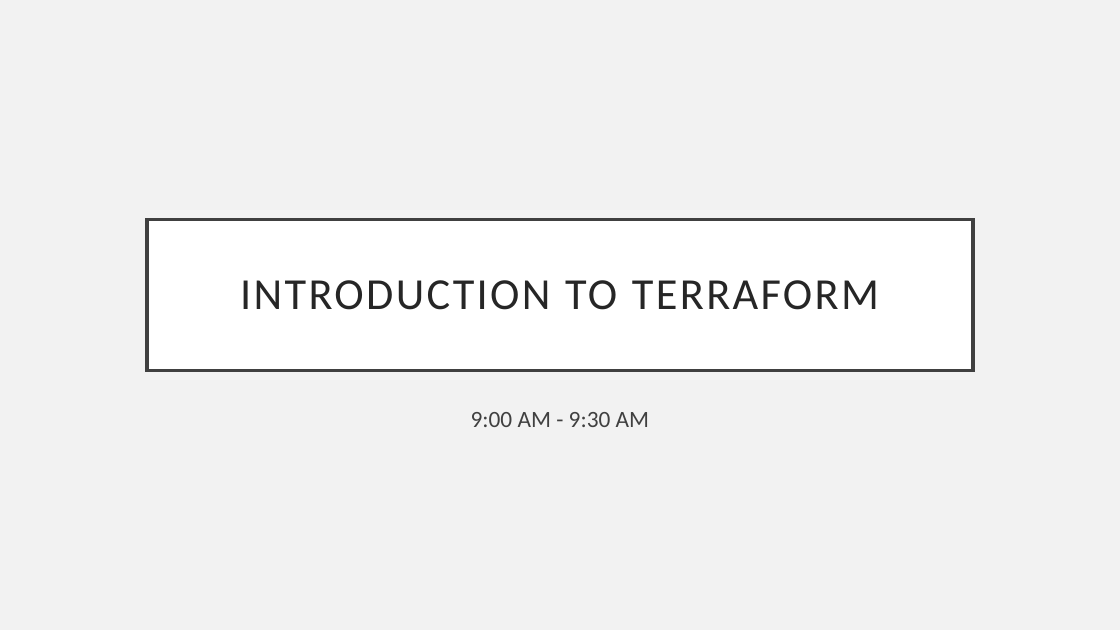
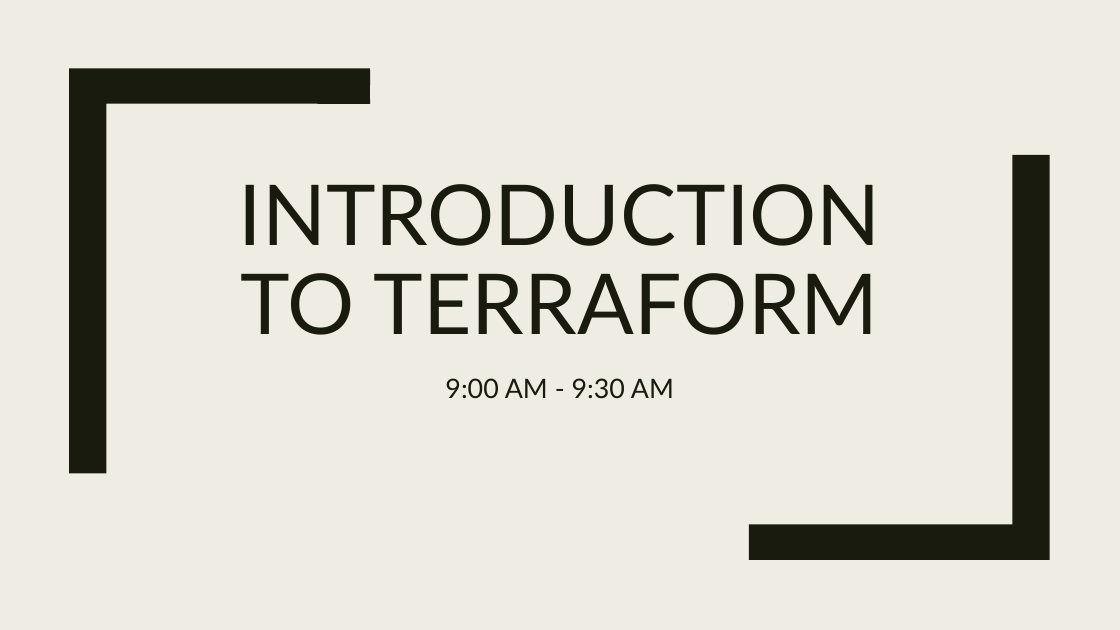
Before and after one commit to cwoodruff/terraform-workshop, a slide deck: slide 1 of slides/0-Introduction to Terraform.pptx. Drawn at 1120x630 pixels with LibreOffice and Linux fonts; fonts in the diff are those of the drawing. Boxes give left, top, right and bottom in pixels: in the first picture for what was removed or moved away, otherwise in the second. Text is boxed around its words. In the diff, an @@ line names an element or a change of style, - is before the commit and + after.

```diff
--- a/slides/0-Introduction to Terraform.pptx
+++ b/slides/0-Introduction to Terraform.pptx
@@ background #F2F2F2 to #EFEDE3 @@
@@ freeform shape added at <box>69,68,370,473</box>, fill #191B0E @@
@@ title "INTRODUCTION TO TERRAFORM": place and size @@
-title "INTRODUCTION TO TERRAFORM" at <box>147,219,973,371</box>
+title "INTRODUCTION TO TERRAFORM" at <box>239,184,881,335</box>
@@ title "INTRODUCTION TO TERRAFORM" at <box>239,184,881,335</box>: size 38 to 72 pt, font Calibri to Lato, text colour #262626 to #191B0E, letter spacing 2 to 0 pt; line spacing 0.9 to 0.89; vertical alignment middle to bottom; fill #FFFFFF to none; outline #404040 3 pt to none @@
@@ freeform shape added at <box>749,155,1050,560</box>, fill #191B0E @@
@@ subtitle "9:00 AM - 9:30 AM": place and size @@
-subtitle "9:00 AM - 9:30 AM" at <box>471,412,649,427</box>
+subtitle "9:00 AM - 9:30 AM" at <box>445,378,674,399</box>
@@ subtitle "9:00 AM - 9:30 AM" at <box>445,378,674,399</box>: size 20 to 23 pt, font Calibri to Lato, text colour #404040 to #191B0E; line spacing 1 to 1.12; less space between paragraphs @@
```
Also in this commit, not shown: 3 other slides changed, 11 slides added, 3 slides removed, 8 other files.
